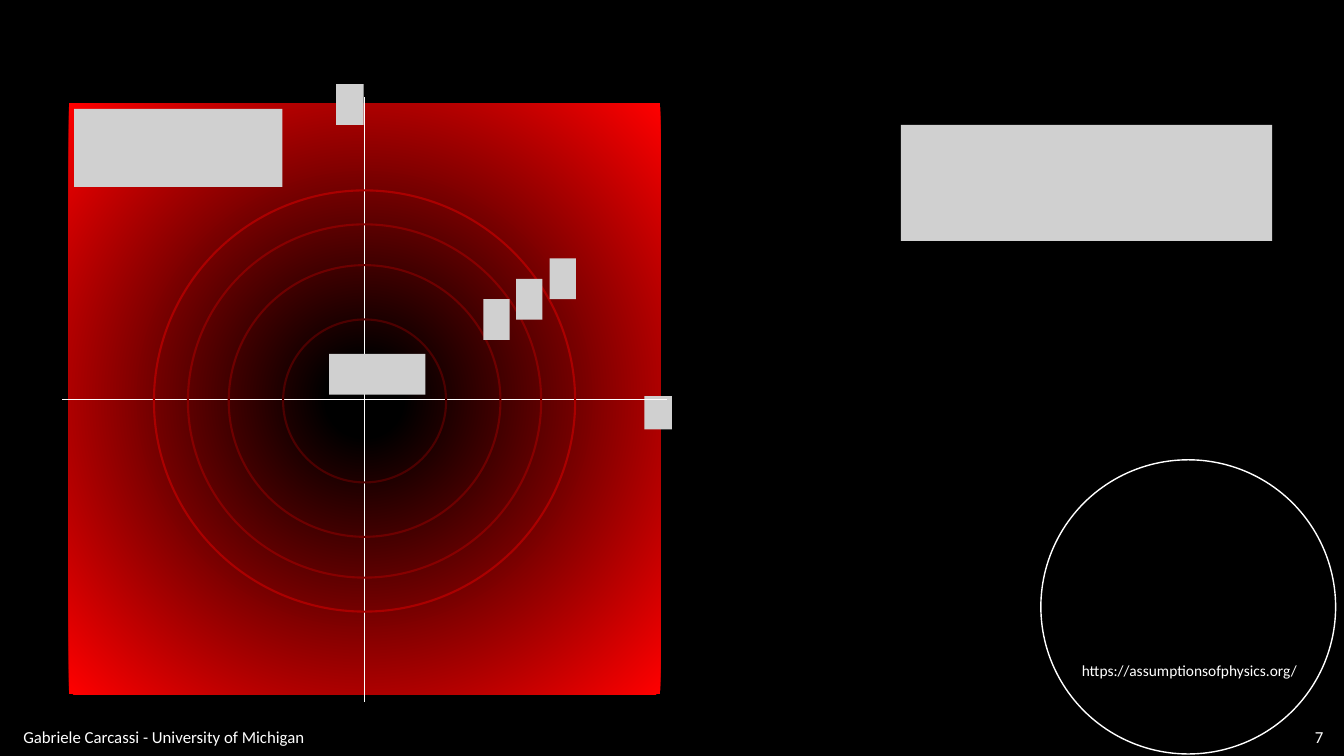
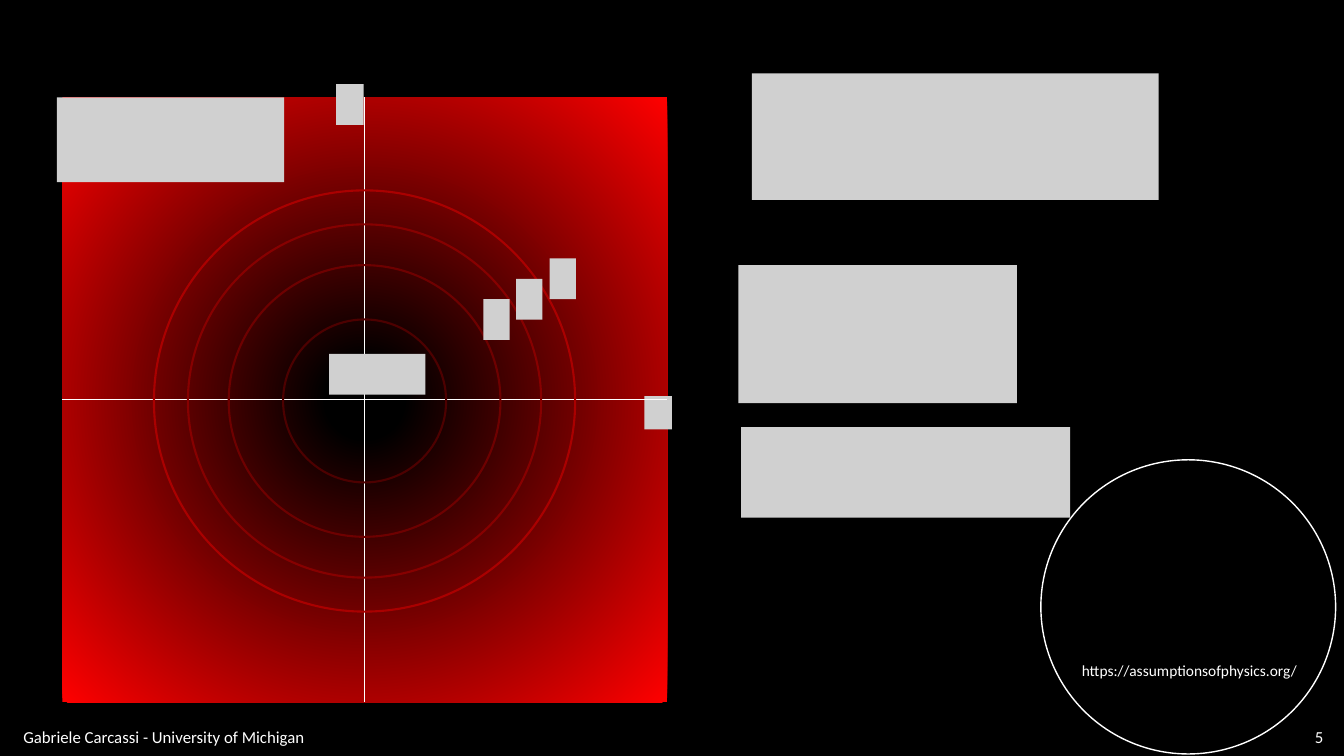
Before and after one commit to assumptionsofphysics/slides, a slide deck: slide 5 of BookCompanions-v2/RP-Class-3.pptx (slide 7 before the commit). Drawn at 1344x756 pixels with LibreOffice and Linux fonts; fonts in the diff are those of the drawing; grey boxes stand for pictures; background and template pictures are left out. Boxes give left, top, right and bottom in pixels: in the first picture for what was removed or moved away, otherwise in the second. Text is boxed around its words. In the diff, an @@ line names an element or a change of style, - is before the commit and + after.

```diff
--- a/BookCompanions-v2/RP-Class-3.pptx
+++ b/BookCompanions-v2/RP-Class-3.pptx
@@ picture: place and size @@
-picture at box(901, 125, 1272, 241)
+picture at box(752, 74, 1158, 201)
@@ picture: place and size @@
-picture at box(75, 109, 283, 187)
+picture at box(57, 98, 284, 182)
@@ rectangle: place and size @@
-rectangle at box(69, 103, 660, 695)
+rectangle at box(63, 98, 667, 703)
@@ picture added at box(739, 265, 1017, 403) @@
@@ picture added at box(741, 427, 1070, 518) @@
@@ page number at box(1315, 732, 1323, 743): text changed @@
-7
+5
```
Also in this commit, not shown: 15 other slides changed, 18 slides added, 2 slides removed.
